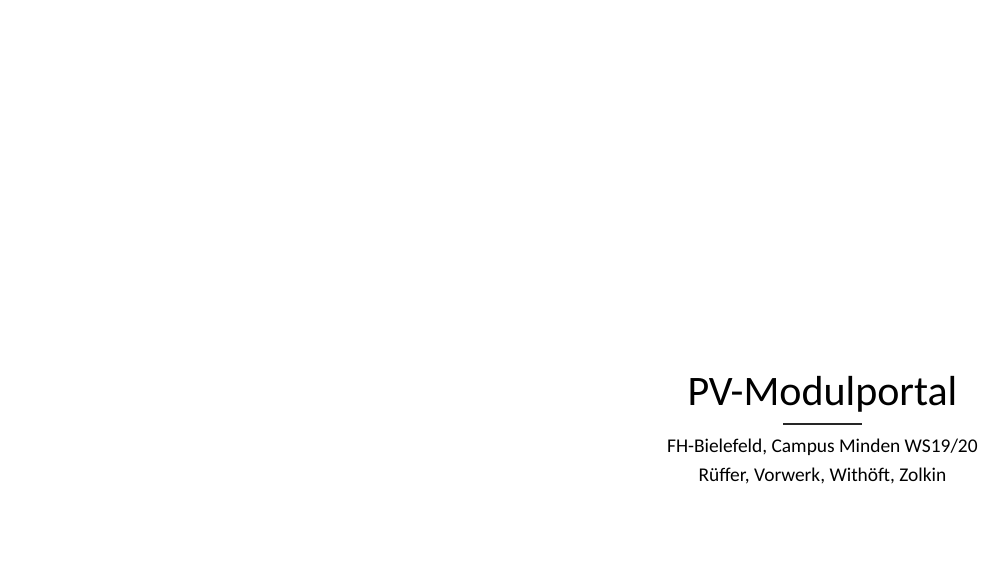
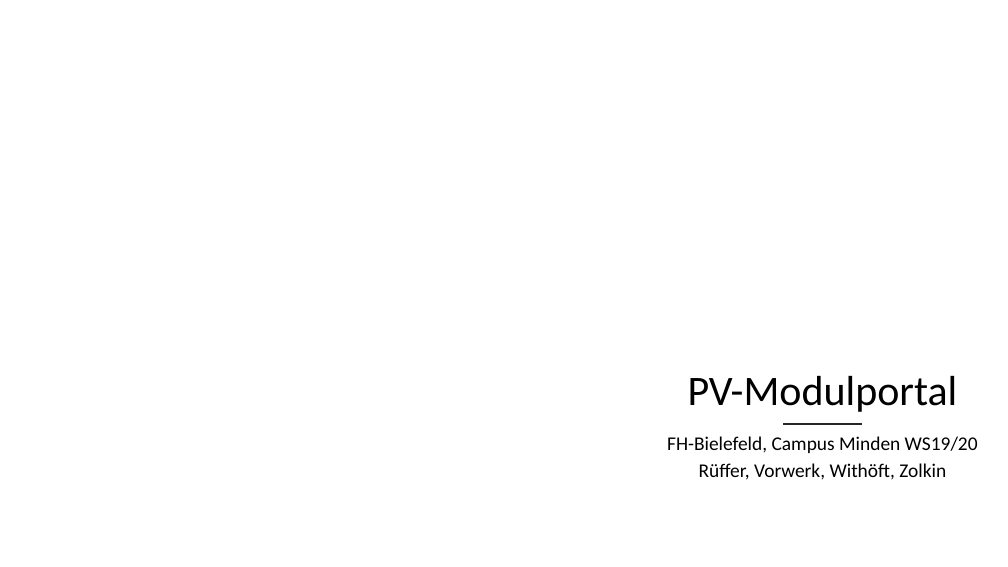
Before and after one commit to mwithoeft/Webengineering, a slide deck: slide 1 of docs/Seminarvortrag.pptx. Drawn at 1008x567 pixels with LibreOffice and Linux fonts; fonts in the diff are those of the drawing; background and template pictures are left out. Boxes give left, top, right and bottom in pixels: in the first picture for what was removed or moved away, otherwise in the second. Text is boxed around its words. In the diff, an @@ line names an element or a change of style, - is before the commit and + after.

```diff
--- a/docs/Seminarvortrag.pptx
+++ b/docs/Seminarvortrag.pptx
@@ subtitle "FH-Bielefeld, Campus Minden WS19/20" at <box>667,436,978,480</box>: line spacing 0.8 to 0.7 @@
```
Also in this commit, not shown: 1 other slide changed.
